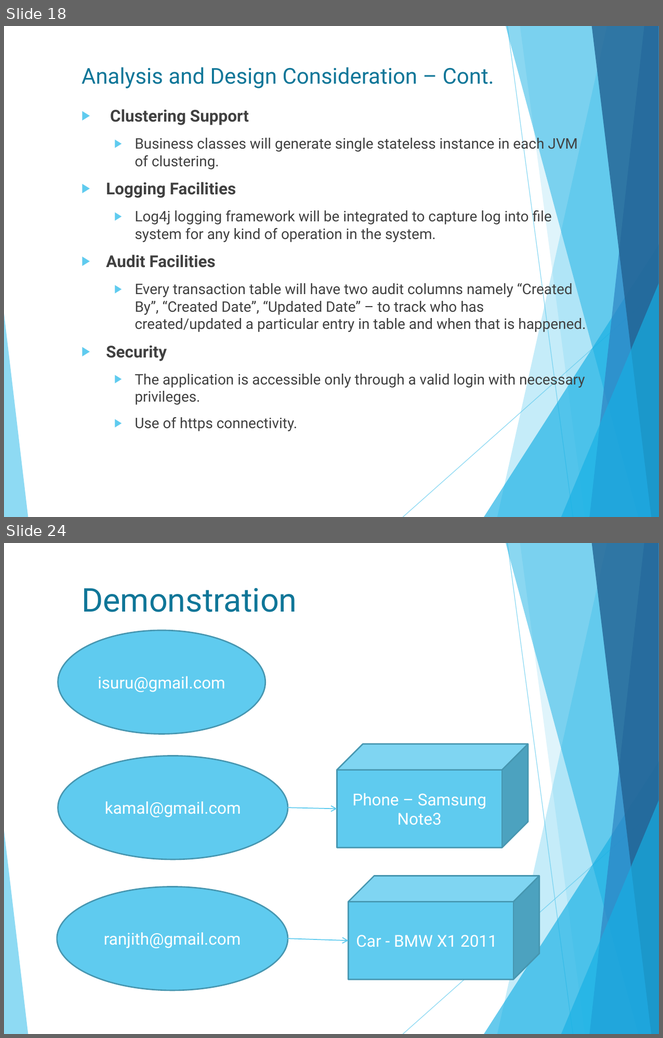
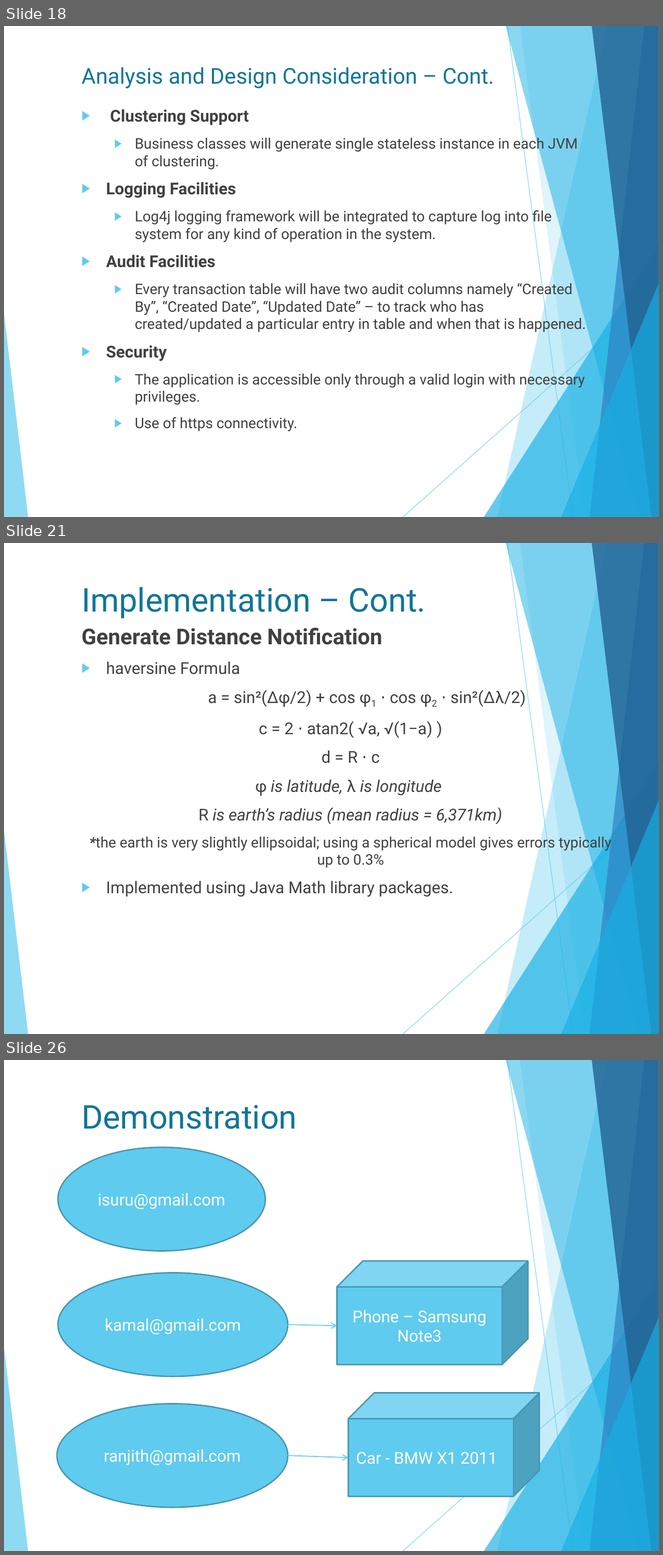
Before and after one commit to isurudewasurendra/SappuSavari, a slide deck: documentation/Location Based Mobile Marketing System.pptx. Shown one above the other, each under a label of ours: slides 18 and 24 before the commit, slides 18, 21 and 26 after it; the slides between them are not shown. The pictures are 663x1038 and 663x1555 pixels, drawn with LibreOffice and Linux fonts; fonts in the diff are those of the drawing. Boxes give left, top, right and bottom in pixels: in the first picture for what was removed or moved away, otherwise in the second. Text is boxed around its words. In the diff, an @@ line names an element or a change of style, - is before the commit and + after.

```diff
--- a/documentation/Location Based Mobile Marketing System.pptx
+++ b/documentation/Location Based Mobile Marketing System.pptx
@@ slide 21 added at bbox=[4, 543, 659, 1034], background #FFFFFF; not listed: 10 template elements that a slide beside it also shows @@
@@ title added at bbox=[81, 587, 426, 618], 36 pt, text #0F7698 @@
+Implementation – Cont.
@@ text added at bbox=[81, 628, 611, 897], 18 pt, text #404040 @@
+Generate Distance Notification
+▶ haversine Formula
+a = sin²(Δφ/2) + cos φ1 ⋅ cos φ2 ⋅ sin²(Δλ/2)
+c = 2 ⋅ atan2( √a, √(1−a) )
+d = R ⋅ c
+φ is latitude, λ is longitude
+R is earth’s radius (mean radius = 6,371km)
+*the earth is very slightly ellipsoidal; using a spherical model gives errors typically up to 0.3%
+▶ Implemented using Java Math library packages.
@@ what was slide 24 is now slide 26 @@
```
Also in this commit, not shown: 5 slides changed, 2 other slides added, 1 slide removed, 8 other files.
